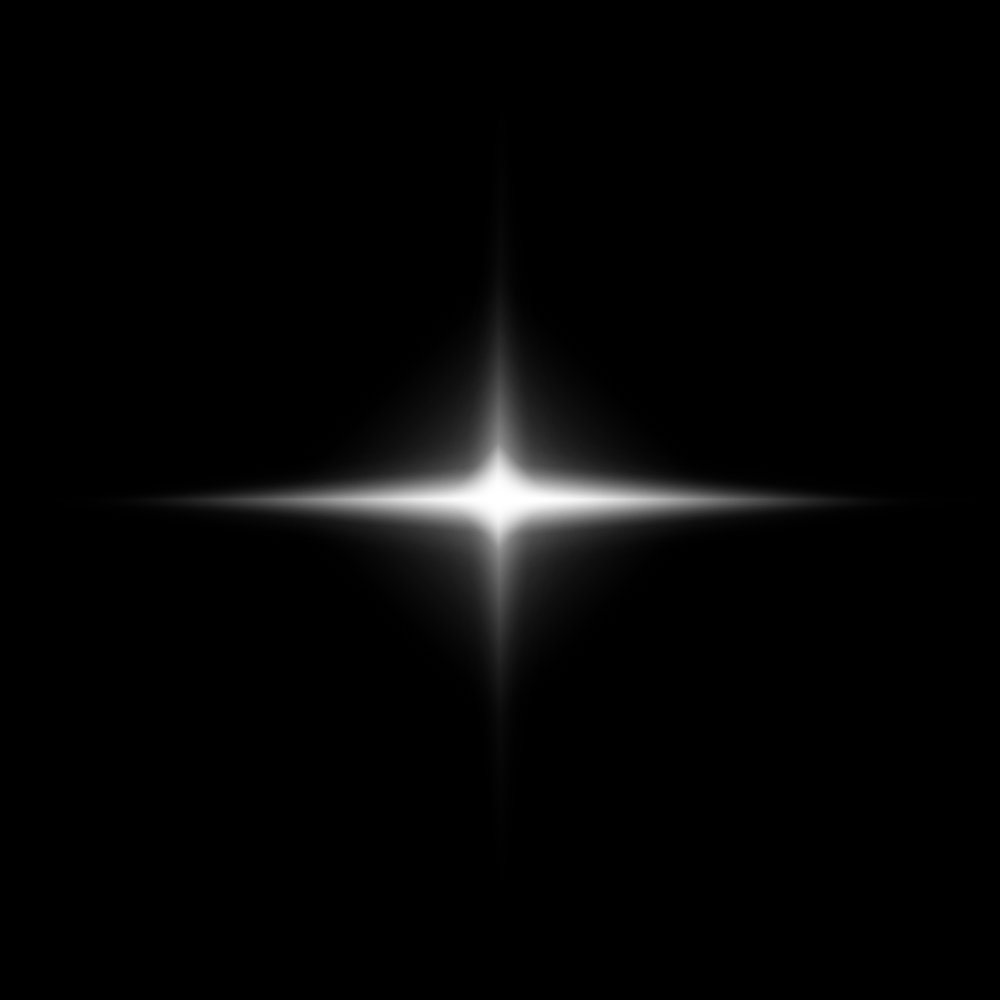
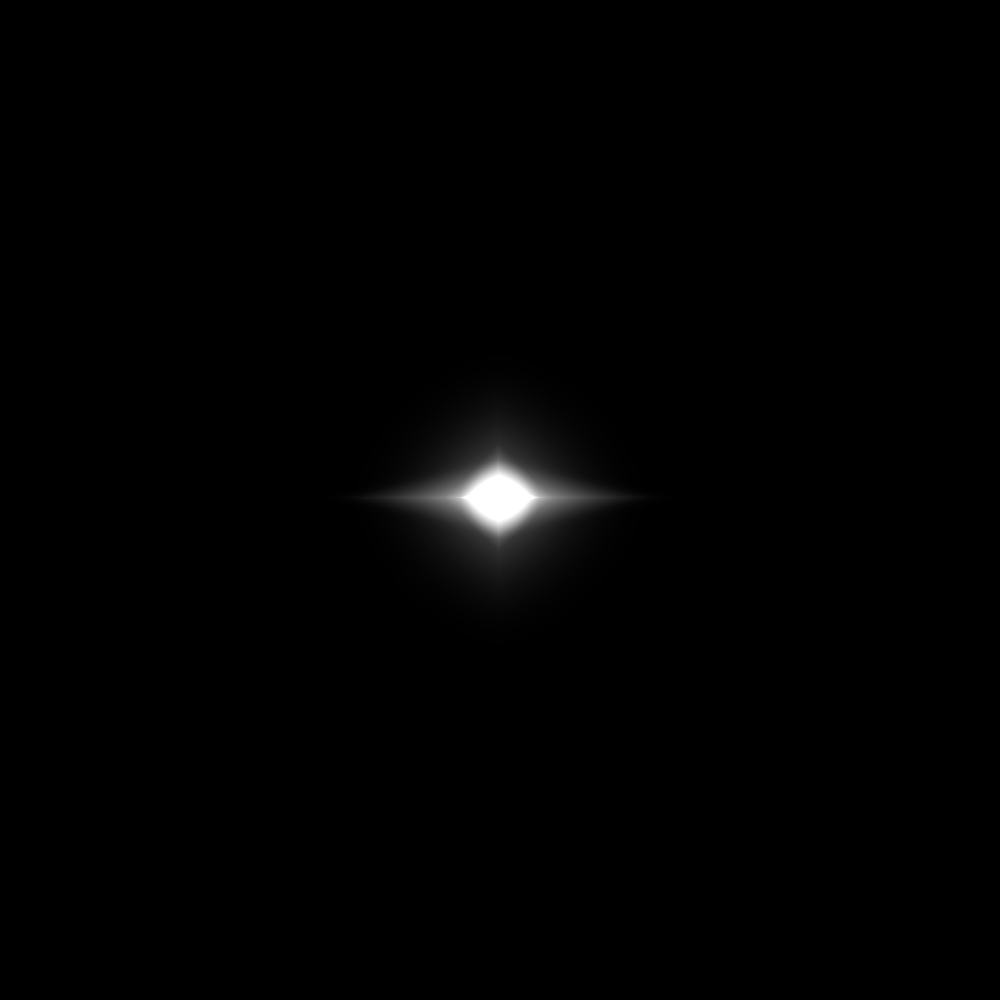
The second 1000px x 1000px image is a revision of the first. Changes to its layers:
hid "Layer 4 copy 4" over [442, 164, 564, 824]
hid "Layer 4" over [98, 433, 914, 571]
added layer "Gradient Fill 2" (addition) above "Gradient Fill 1" over [98, 164, 914, 824]
showed "Gradient Fill 1", blend normal → hard light, painted on it over [98, 164, 914, 824]
added layer "Layer 4 copy 3" above "Layer 4 copy 2" over [265, 260, 737, 735]
hid "Layer 4 copy 2" over [265, 260, 737, 735]
